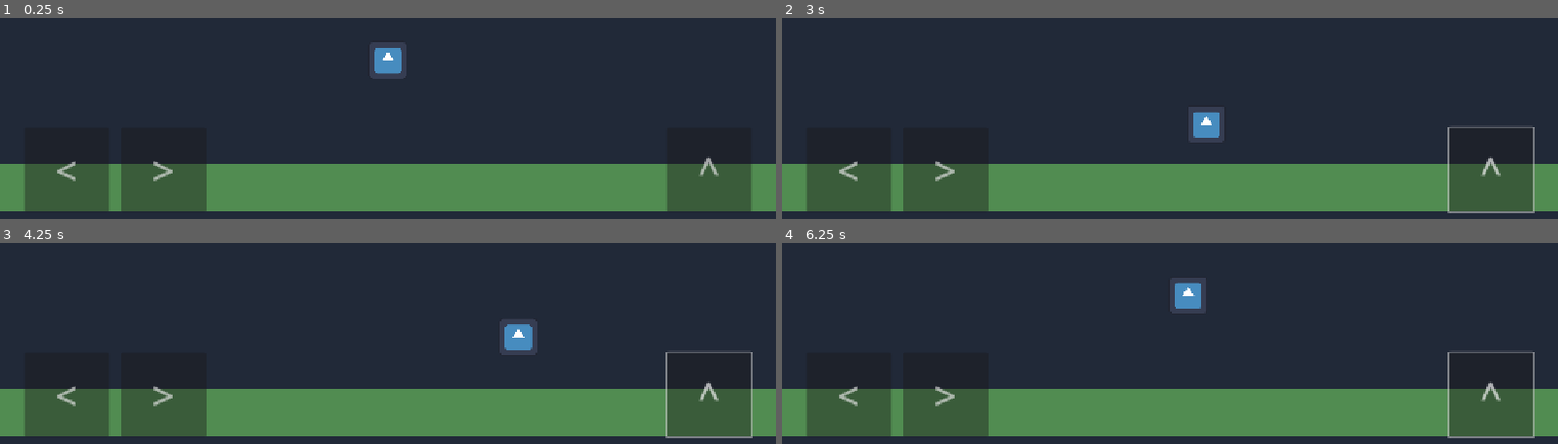
Above: before the commit, frames 1-4 (two rows, left to right).
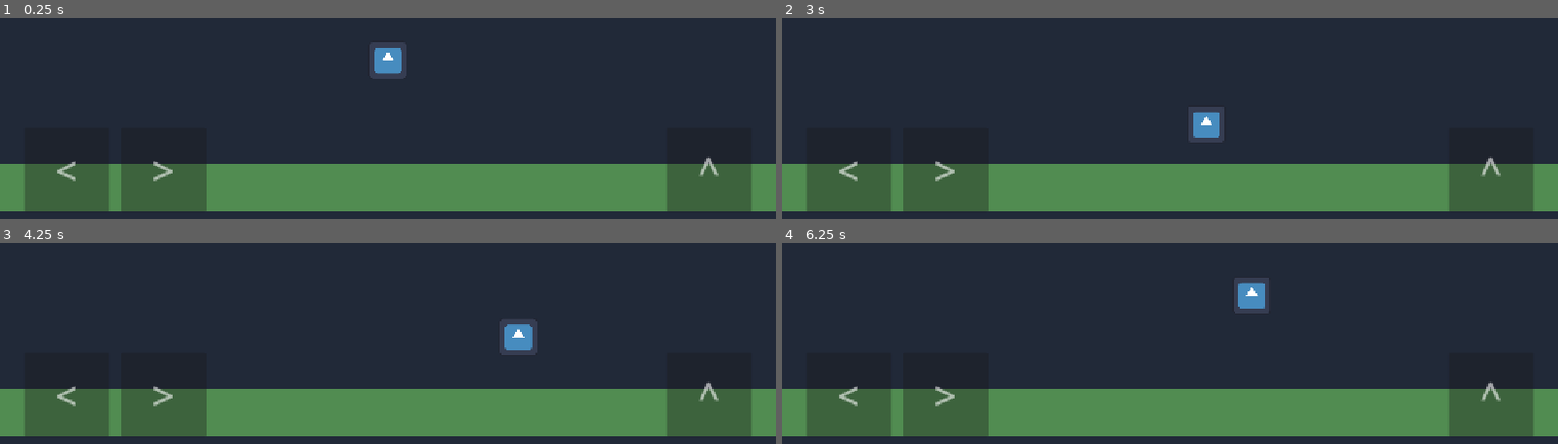
Above: after the commit, the same moments.

Repository: pr58pageev/mp-game-stick
Game: Godot game, scene res://scenes/Main.tscn
Same seed, same stepped clock (60 frames per second), same inputs: the game is played once before the commit and once after it. The engine's default icon, where the game draws it, is replaced by a stand-in: a white triangle on a blue panel in a dark square.
Inputs (mouse positions are in pixels of both pictures, inside the frame that each line leads up to):
- Up to frame 1 (0.25 s): no input
- Up to frame 2 (3 s): click (851, 170) at 0.5 s, where only the run before the commit has a clickable "<"; click (944, 170) at 1.25 s, where only the run before the commit has a clickable ">"; click (1488, 170) at 2 s, where only the run before the commit has a clickable "^"; move the mouse to (outside the picture) at 2.77 s; hold Right (move_right) from 2.78 s (still down); tap Space (jump) at 2.85 s; click (outside the picture) at 2.92 s
- Up to frame 3 (4.25 s): tap Space (jump) at 3.02, 3.32 s; release Right (move_right) at 3.5 s; drag from (232, 265) to (349, 331) at 3.52 s
- Up to frame 4 (6.25 s): move the mouse to (outside the picture) at 4.27 s; hold Left (move_left) 4.28-5 s; tap Space (jump) at 4.35, 5.85, 6.02 s; click (outside the picture) at 4.42 s; drag from (1131, 331) to (outside the picture) at 5.02 s; tap Enter at 5.75 s; move the mouse to (1402, 309) at 5.77 s; hold Right (move_right) from 5.78 s (still down); click (1402, 309) at 5.92 s

The runs differ from the first frame. In frame 2, 0.4% of the frame differs, in the area x 85-97%, y 54-98%; in frame 3, 0.4%; in frame 4, 2.0%, in the area x 50-97%, y 17-98%.

Commit message:
Lock to landscape orientation and rewrite touch input for multi-touch
Co-authored-by: Cursor <cursoragent@cursor.com>

Diff:
--- a/project.godot
+++ b/project.godot
@@ -20,11 +20,8 @@
 window/size/viewport_width=1280
 window/size/viewport_height=720
 window/stretch/mode="canvas_items"
-window/handheld/orientation=6
-
-[dotnet]
-
-project/assembly_name="MPGameStick"
+window/stretch/aspect="expand"
+window/handheld/orientation=4
 
 [input]
 
@@ -47,6 +44,10 @@
 ]
 }
 
+[input_devices]
+
+pointing/emulate_touch_from_mouse=true
+
 [physics]
 
 3d/physics_engine="Jolt Physics"
--- a/scenes/TouchControls.tscn
+++ b/scenes/TouchControls.tscn
@@ -12,7 +12,7 @@
 anchor_bottom = 1.0
 mouse_filter = 2
 
-[node name="LeftButton" type="Button" parent="Root"]
+[node name="LeftButton" type="Panel" parent="Root"]
 layout_mode = 1
 anchor_top = 1.0
 anchor_bottom = 1.0
@@ -20,11 +20,21 @@
 offset_top = -180.0
 offset_right = 180.0
 offset_bottom = -40.0
-modulate = Color(1, 1, 1, 0.7)
+mouse_filter = 2
+modulate = Color(1, 1, 1, 0.6)
+
+[node name="LeftLabel" type="Label" parent="Root/LeftButton"]
+layout_mode = 1
+anchors_preset = 15
+anchor_right = 1.0
+anchor_bottom = 1.0
+mouse_filter = 2
 theme_override_font_sizes/font_size = 64
 text = "<"
+horizontal_alignment = 1
+vertical_alignment = 1
 
-[node name="RightButton" type="Button" parent="Root"]
+[node name="RightButton" type="Panel" parent="Root"]
 layout_mode = 1
 anchor_top = 1.0
 anchor_bottom = 1.0
@@ -32,11 +42,21 @@
 offset_top = -180.0
 offset_right = 340.0
 offset_bottom = -40.0
-modulate = Color(1, 1, 1, 0.7)
+mouse_filter = 2
+modulate = Color(1, 1, 1, 0.6)
+
+[node name="RightLabel" type="Label" parent="Root/RightButton"]
+layout_mode = 1
+anchors_preset = 15
+anchor_right = 1.0
+anchor_bottom = 1.0
+mouse_filter = 2
 theme_override_font_sizes/font_size = 64
 text = ">"
+horizontal_alignment = 1
+vertical_alignment = 1
 
-[node name="JumpButton" type="Button" parent="Root"]
+[node name="JumpButton" type="Panel" parent="Root"]
 layout_mode = 1
 anchor_left = 1.0
 anchor_top = 1.0
@@ -46,6 +66,16 @@
 offset_top = -180.0
 offset_right = -40.0
 offset_bottom = -40.0
-modulate = Color(1, 1, 1, 0.7)
+mouse_filter = 2
+modulate = Color(1, 1, 1, 0.6)
+
+[node name="JumpLabel" type="Label" parent="Root/JumpButton"]
+layout_mode = 1
+anchors_preset = 15
+anchor_right = 1.0
+anchor_bottom = 1.0
+mouse_filter = 2
 theme_override_font_sizes/font_size = 64
 text = "^"
+horizontal_alignment = 1
+vertical_alignment = 1
--- a/scripts/TouchControls.gd
+++ b/scripts/TouchControls.gd
@@ -1,13 +1,46 @@
 extends CanvasLayer
 
+# Maps active touch index → currently pressed action name.
+var _active_touches: Dictionary = {}
 
-func _ready() -> void:
-	_wire("Root/LeftButton", "move_left")
-	_wire("Root/RightButton", "move_right")
-	_wire("Root/JumpButton", "jump")
+@onready var _left_button: Control = $Root/LeftButton
+@onready var _right_button: Control = $Root/RightButton
+@onready var _jump_button: Control = $Root/JumpButton
 
 
-func _wire(path: String, action: String) -> void:
-	var button := get_node(path) as Button
-	button.button_down.connect(func() -> void: Input.action_press(action))
-	button.button_up.connect(func() -> void: Input.action_release(action))
+func _input(event: InputEvent) -> void:
+	if event is InputEventScreenTouch:
+		if event.pressed:
+			var action := _action_at(event.position)
+			if action != "":
+				_press(event.index, action)
+		else:
+			_release(event.index)
+	elif event is InputEventScreenDrag:
+		var current: String = _active_touches.get(event.index, "")
+		var new_action := _action_at(event.position)
+		if new_action != current:
+			_release(event.index)
+			if new_action != "":
+				_press(event.index, new_action)
+
+
+func _press(touch_index: int, action: String) -> void:
+	_active_touches[touch_index] = action
+	Input.action_press(action)
+
+
+func _release(touch_index: int) -> void:
+	if _active_touches.has(touch_index):
+		Input.action_release(_active_touches[touch_index])
+		_active_touches.erase(touch_index)
+
+
+func _action_at(pos: Vector2) -> String:
+	if _left_button.get_global_rect().has_point(pos):
+		return "move_left"
+	if _right_button.get_global_rect().has_point(pos):
+		return "move_right"
+	if _jump_button.get_global_rect().has_point(pos):
+		return "jump"
+	return ""
